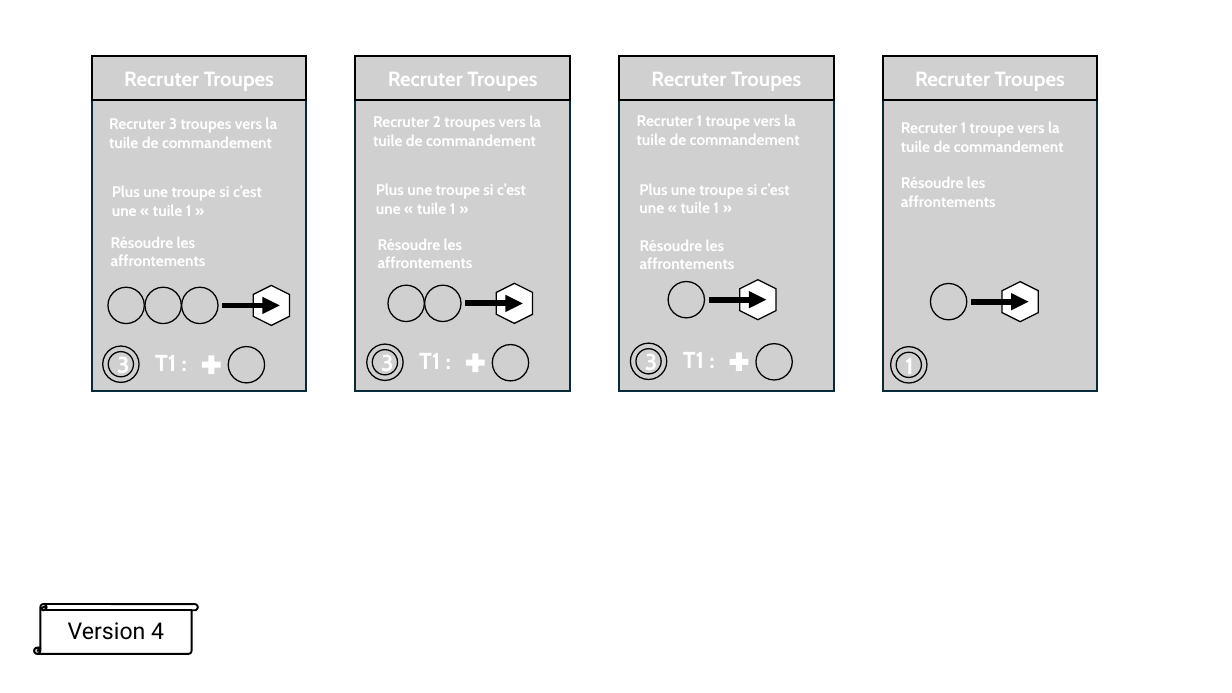
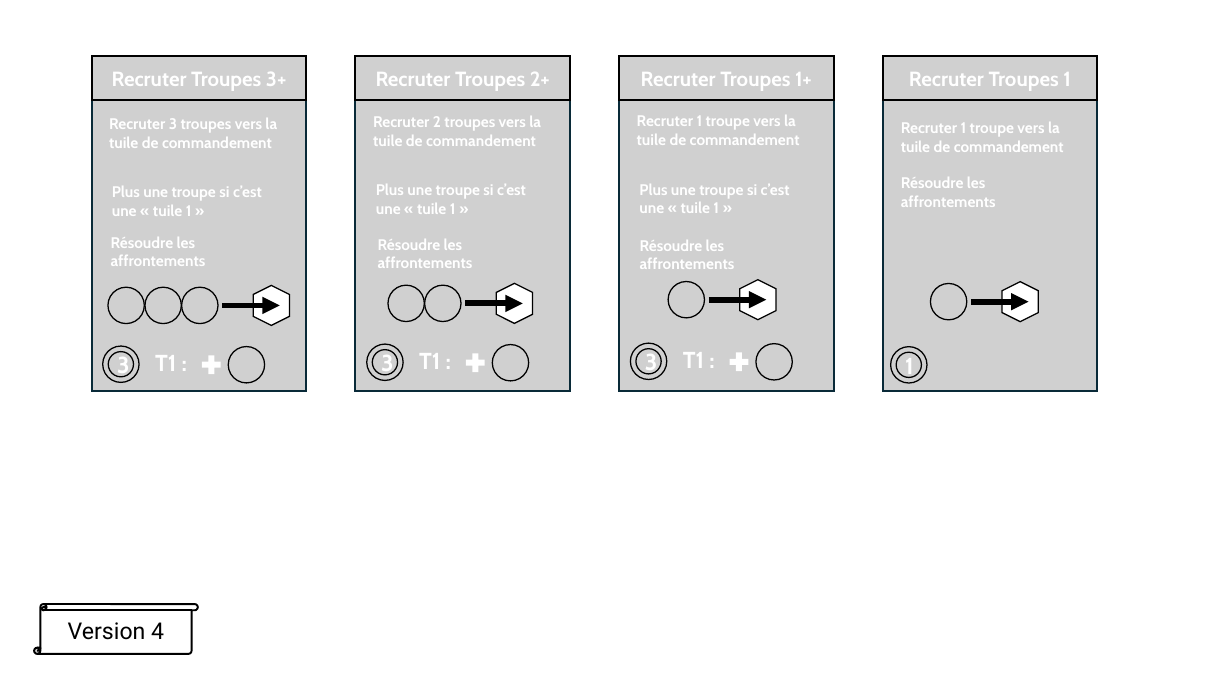
Before and after one commit to LucasBorboleta/Donjons-et-Barons, a slide deck: slide 7 of pictures/cartes-a-jouer.pptx. Drawn at 1232x693 pixels with LibreOffice and Linux fonts; fonts in the diff are those of the drawing; grey boxes stand for pictures. Boxes give left, top, right and bottom in pixels: in the first picture for what was removed or moved away, otherwise in the second. Text is boxed around its words. In the diff, an @@ line names an element or a change of style, - is before the commit and + after.

```diff
--- a/pictures/cartes-a-jouer.pptx
+++ b/pictures/cartes-a-jouer.pptx
@@ text in picture at [112,72,286,91]: text changed @@
-Recruter Troupes
+Recruter Troupes 3+
@@ text in picture at [376,72,550,91]: text changed @@
-Recruter Troupes
+Recruter Troupes 2+
@@ text in picture at [641,72,812,91]: text changed @@
-Recruter Troupes
+Recruter Troupes 1+
@@ text in picture at [909,72,1071,91]: text changed @@
-Recruter Troupes
+Recruter Troupes 1
```
Also in this commit, not shown: 3 other slides changed, 1 slide added, 1 other file.
